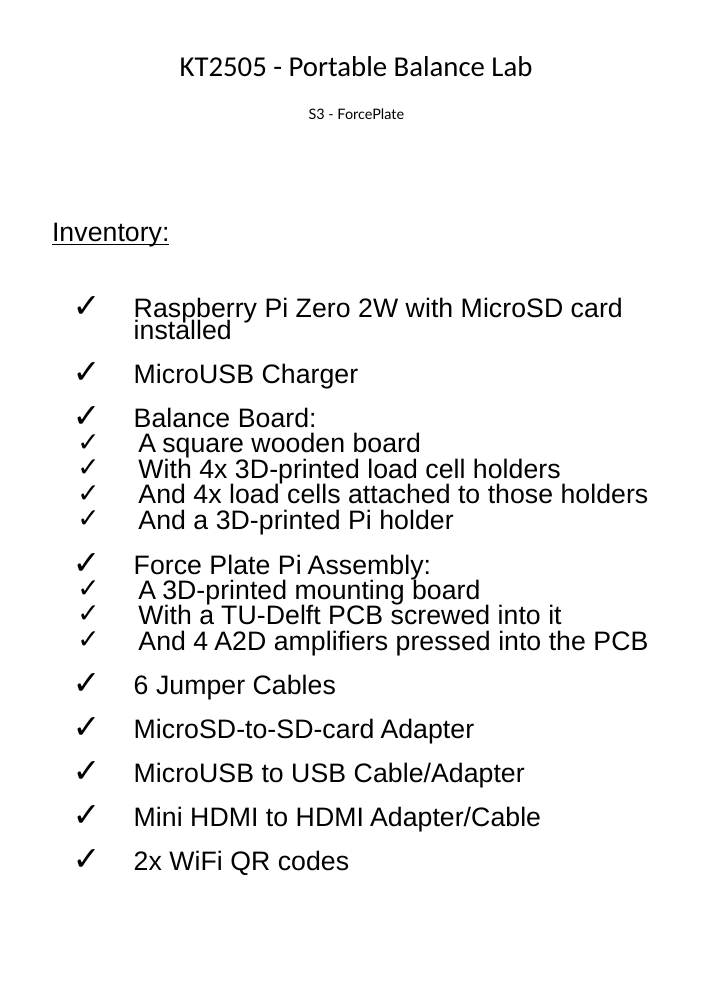
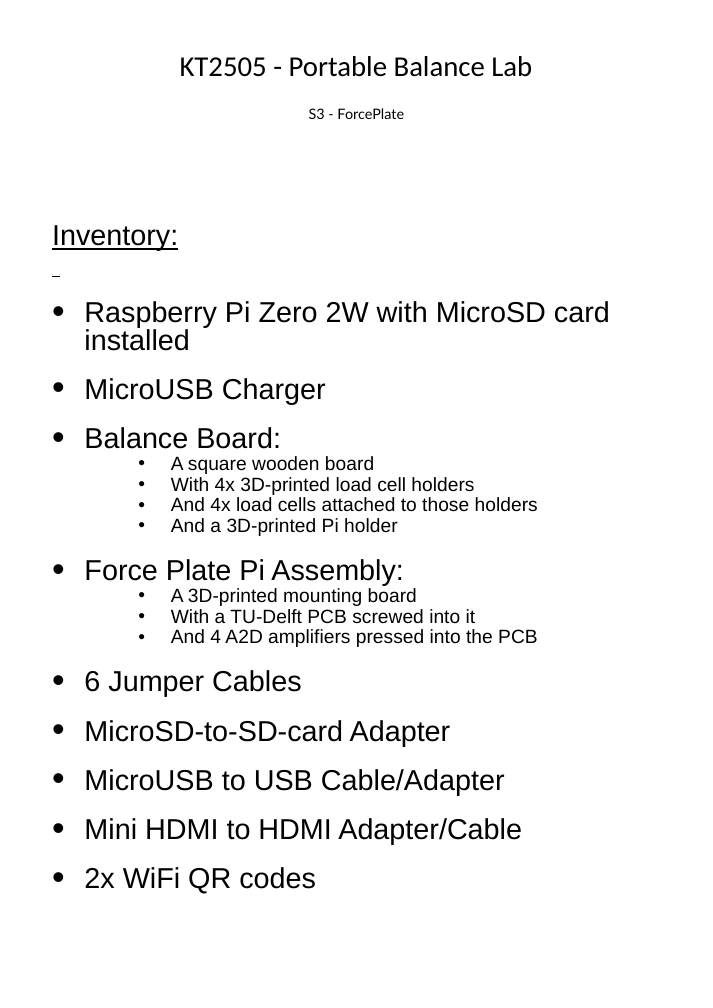
Before and after one commit to PortableBalanceLab/PBL, a slide deck: slide 1 of S3_ForcePlate/Inventory.odp. Drawn at 713x1008 pixels with LibreOffice and Linux fonts; fonts in the diff are those of the drawing. Boxes give left, top, right and bottom in pixels: in the first picture for what was removed or moved away, otherwise in the second. Text is boxed around its words. In the diff, an @@ line names an element or a change of style, - is before the commit and + after.

Commit message:
Updated inventory styling

```diff
--- a/S3_ForcePlate/Inventory.odp
+++ b/S3_ForcePlate/Inventory.odp
@@ text "Inventory:" at bbox=[52, 225, 610, 894]: size 11.1 to 12 pt in "Inventory:", "Raspberry Pi Zero 2W with MicroSD card ...", "MicroUSB Charger", "Balance Board:" and 6 more places; size 11.1 to 8 pt in "A square wooden board", "With 4x 3D-printed load cell holders", "And 4x load cells attached to those ...", "And a 3D-printed Pi holder" and 3 more places; line spacing 0.7 to 0.8; bullet ✓ to •; list level 2 to 3 in "A square wooden board"; line spacing 0.8 to 0.9; list level 2 to 3 in "With 4x 3D-printed load cell ..."; list level 2 to 3 in "And 4x load cells attached ..."; list level 2 to 3 in "And a 3D-printed Pi holder"; list level 2 to 3 in "A 3D-printed mounting board"; list level 2 to 3 in "With a TU-Delft PCB screwed ..."; list level 2 to 3 in "And 4 A2D amplifiers pressed ..." @@
```
Also in this commit, not shown: 3 other files.
